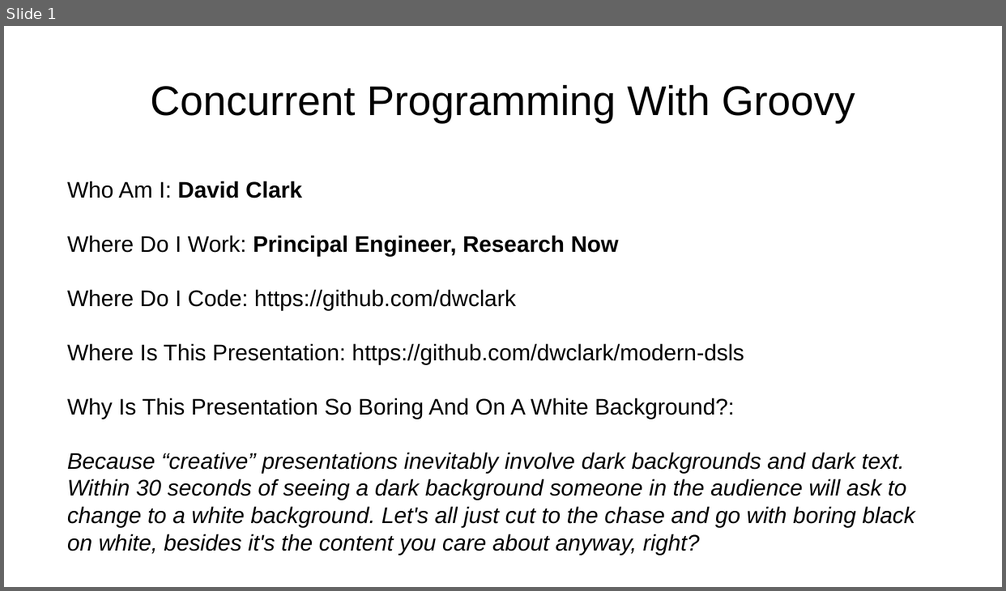
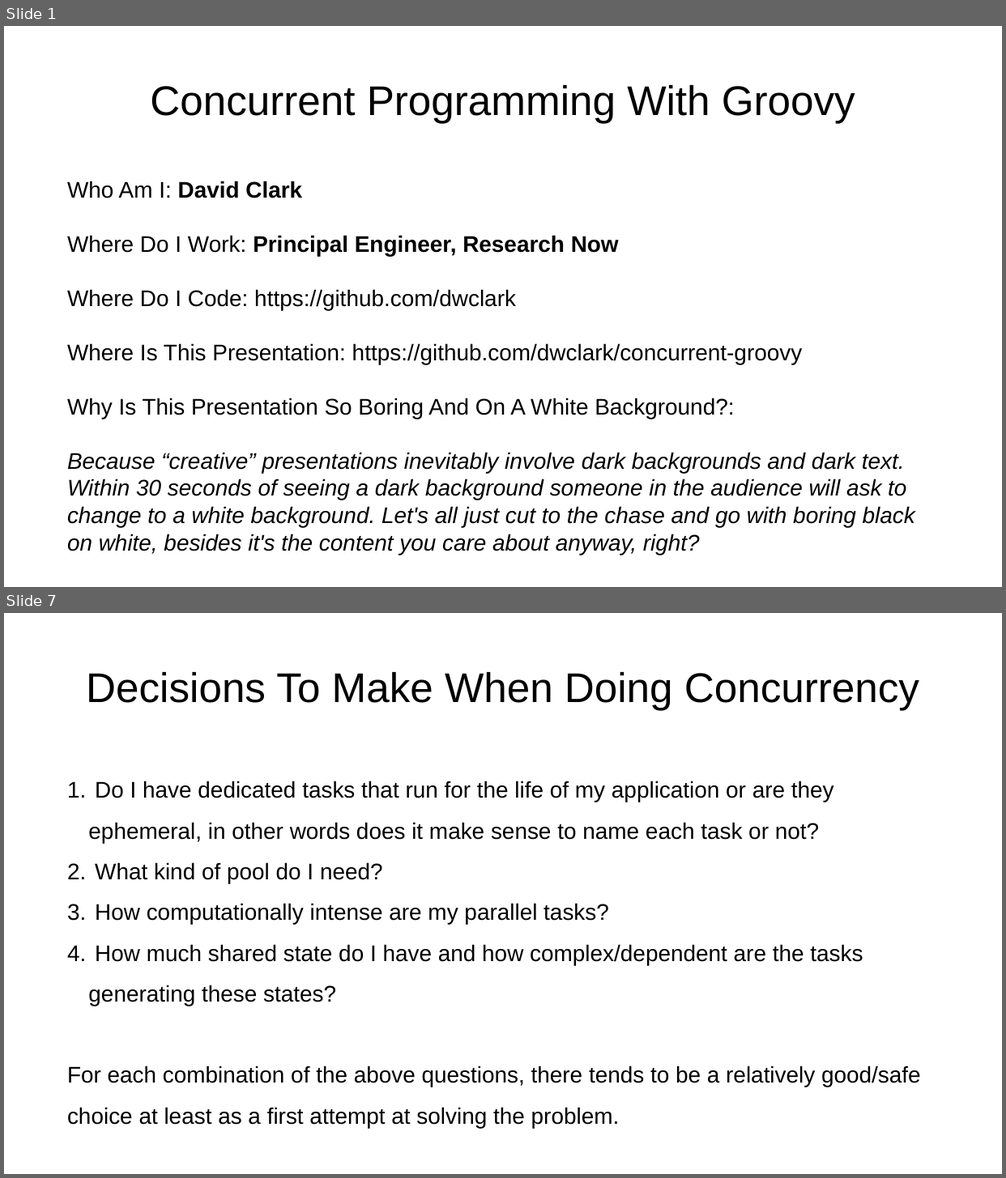
Before and after one commit to dwclark/concurrent-groovy, a slide deck: concurrent-groovy.odp. Shown one above the other, each under a label of ours: slide 1 before the commit, slides 1 and 7 after it; the slides between them are not shown. The pictures are 1006x591 and 1006x1178 pixels, drawn with LibreOffice and Linux fonts; fonts in the diff are those of the drawing. Boxes give left, top, right and bottom in pixels: in the first picture for what was removed or moved away, otherwise in the second. Text is boxed around its words. In the diff, an @@ line names an element or a change of style, - is before the commit and + after.

```diff
--- a/concurrent-groovy.odp
+++ b/concurrent-groovy.odp
@@ slide 7 added at <box>4,613,1002,1174</box>, background #FFFFFF @@
@@ title added at <box>86,672,919,710</box>, 33 pt, text #000000 @@
+Decisions To Make When Doing Concurrency
@@ text added at <box>67,781,921,1128</box>, 18 pt, text #000000 @@
+1. Do I have dedicated tasks that run for the life of my application or are they ephemeral, in other words does it make sense to name each task or not?
+2. What kind of pool do I need?
+3. How computationally intense are my parallel tasks?
+4. How much shared state do I have and how complex/dependent are the tasks generating these states?
+For each combination of the above questions, there tends to be a relatively good/safe choice at least as a first attempt at solving the problem.
@@ slide 1 changed as well @@
@@ text at <box>67,344,803,365</box>: text changed @@
-Where Is This Presentation: https://github.com/dwclark/modern-dsls
+Where Is This Presentation: https://github.com/dwclark/concurrent-groovy
```
Also in this commit, not shown: 8 other slides added, 3 other files.
